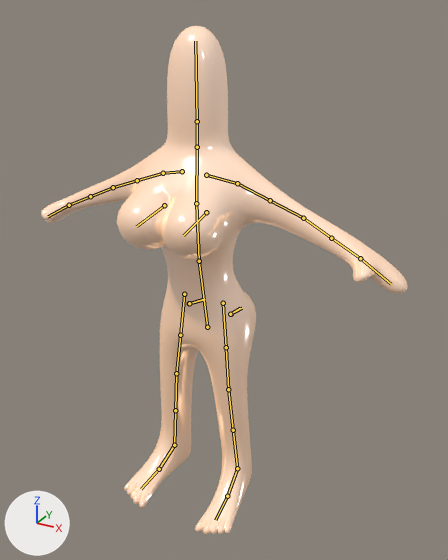
The Blender file source/babe.blend: old version first, new version second.
Camera for both pictures: a 50 mm lens placed at (1.231, -2.031, 2.064), pointed at (0.188, -0.133, 1.115). Every picture has the same lights, and +X, +Y and +Z are marked at lower left. The first picture is the older version. The bones that change, and the others that lie on the model, are drawn over the model as lines.

The first picture shows 'babe'.
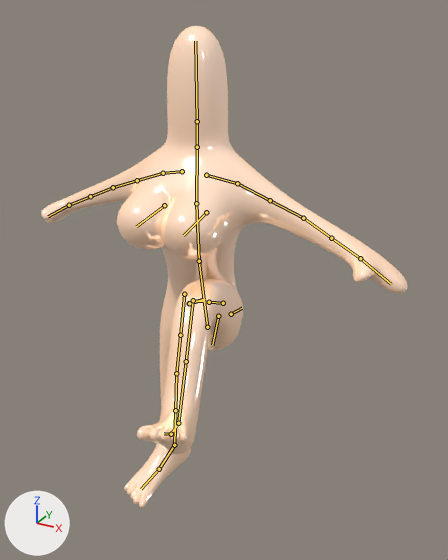
The newer file adds an action. The first version stands in its rest pose; the second is drawn at frame 57 of the action 'Feet'.

Pixel boxes (x1, y1, x2, y2) of what changed, in the pictures (448 x 560 px):
'babe', posed: before (41, 26, 408, 535); after (41, 26, 408, 508)

Diff of the bpy script that builds the scene:
```diff
--- a/source/babe.blend.py
+++ b/source/babe.blend.py
@@ bone_ik_foot_l @@
 bone_ik_foot_l = bpy.data.objects['RIG-babe'].pose.bones['IK-Foot.L']  # child of 'P-IK-Foot.L'
-bone_ik_foot_l.location = (0.0, 0.0, 0.0)
-bone_ik_foot_l.rotation_euler = (0.0, 0.0, 0.0)  # degrees (0, 0, 0)
+bone_ik_foot_l.location = (0.049, -0.55, 0.632)
+bone_ik_foot_l.rotation_euler = (-0.838, -0.0524, 0.314)  # degrees (-48, -3, 18)
```
